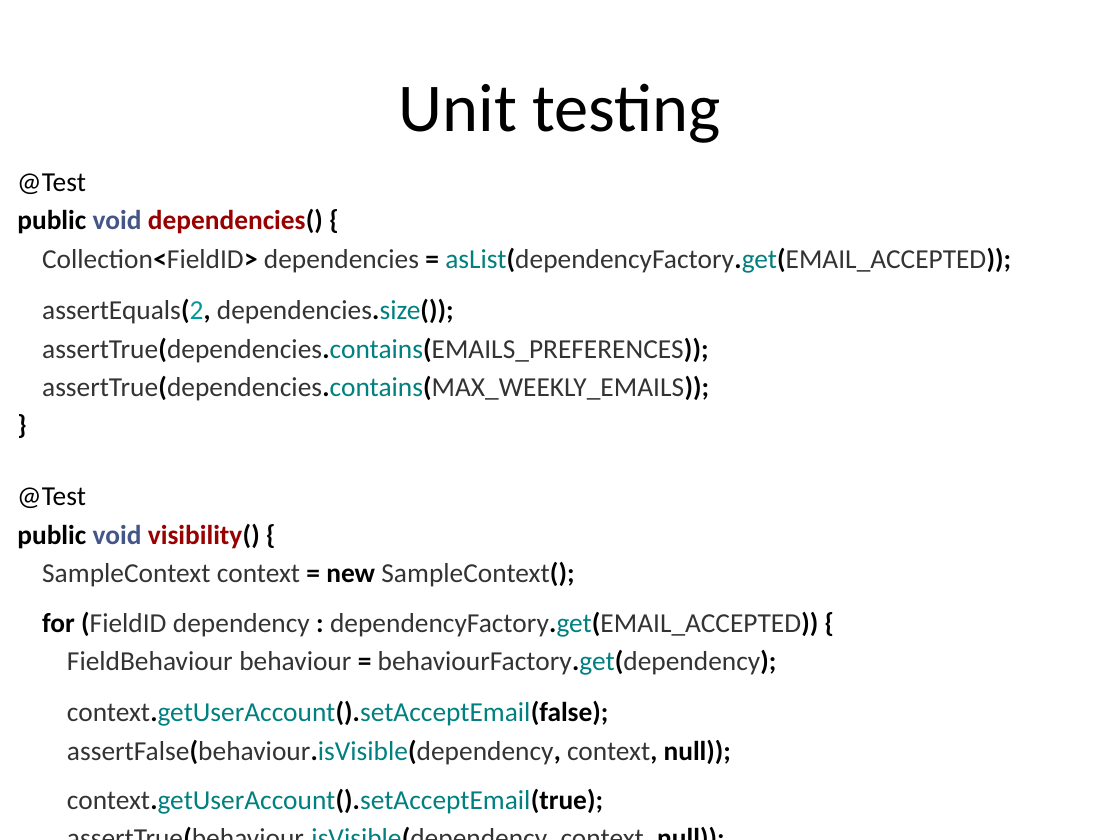
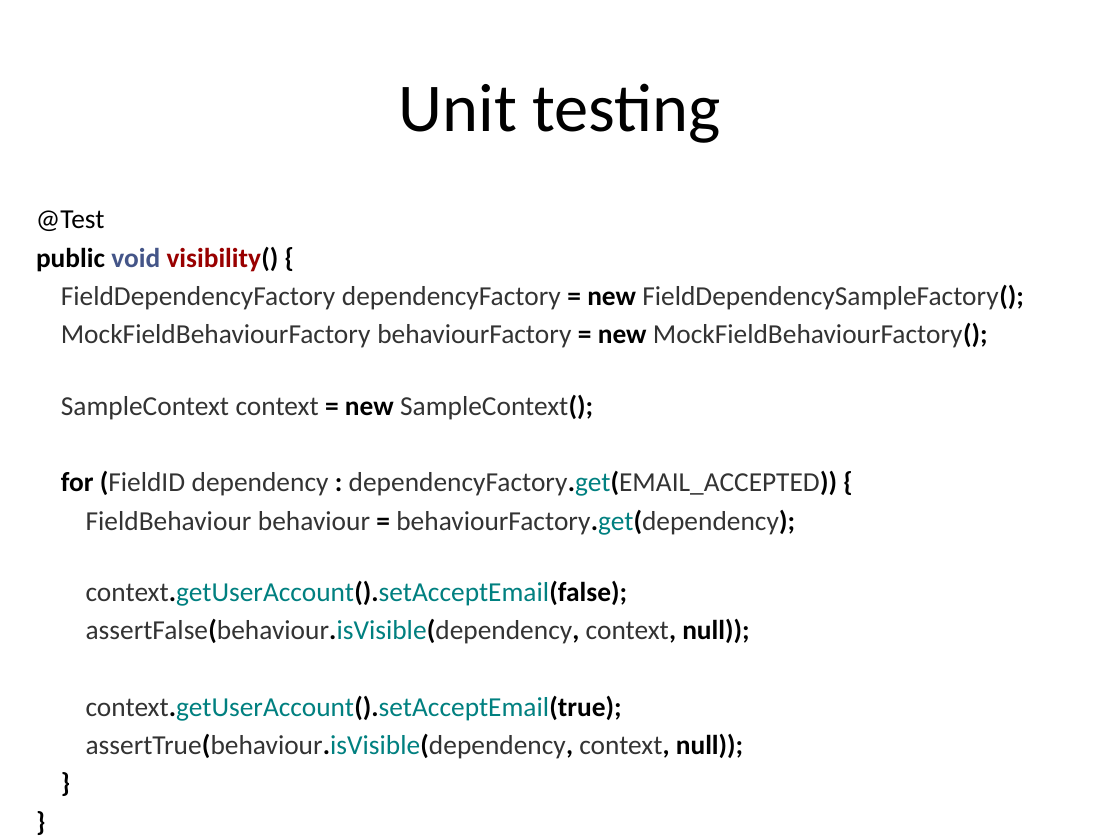
Before and after one commit to lesfurets/mdl4ui, a slide deck: slide 46 of mdl4ui-docs/mdl4ui_cg2013.pptx (slide 45 before the commit). Drawn at 1120x840 pixels with LibreOffice and Linux fonts; fonts in the diff are those of the drawing. Boxes give left, top, right and bottom in pixels: in the first picture for what was removed or moved away, otherwise in the second. Text is boxed around its words. In the diff, an @@ line names an element or a change of style, - is before the commit and + after.

Commit message:
split unit test slides
minor renaming in tests

```diff
--- a/mdl4ui-docs/mdl4ui_cg2013.pptx
+++ b/mdl4ui-docs/mdl4ui_cg2013.pptx
@@ text at <box>17,173,1011,401</box>: paragraphs removed @@
-@Test
-public void dependencies() {
-Collection<FieldID> dependencies = asList(dependencyFactory.get(EMAIL_ACCEPTED));
-assertEquals(2, dependencies.size());
-assertTrue(dependencies.contains(EMAILS_PREFERENCES));
-assertTrue(dependencies.contains(MAX_WEEKLY_EMAILS));
-}
@@ text "@Test": place and size @@
-text "@Test" at <box>17,173,1011,814</box>
+text "@Test" at <box>36,210,1024,759</box>
@@ text at <box>61,285,1024,348</box>: paragraphs added @@
+FieldDependencyFactory dependencyFactory = new FieldDependencySampleFactory();
+MockFieldBehaviourFactory behaviourFactory = new MockFieldBehaviourFactory();
```
Also in this commit, not shown: 1 slide added, 2 other files.
